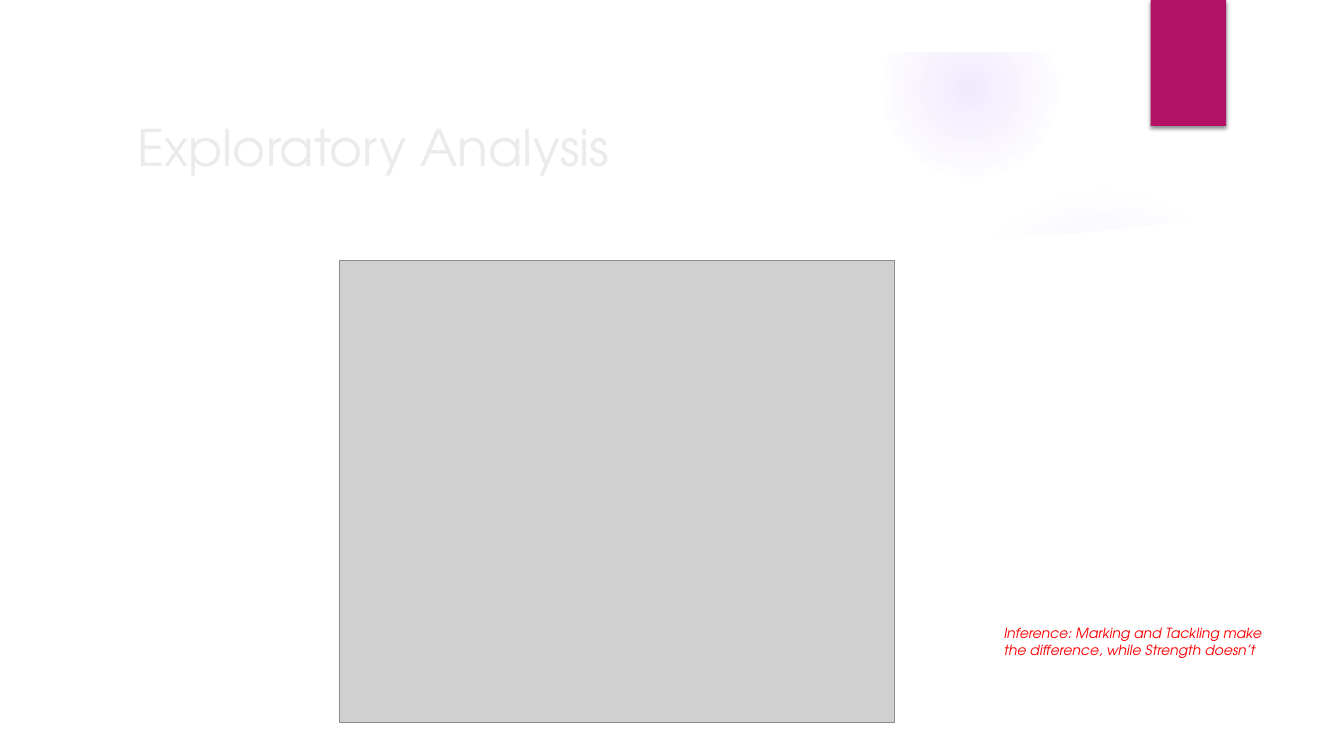
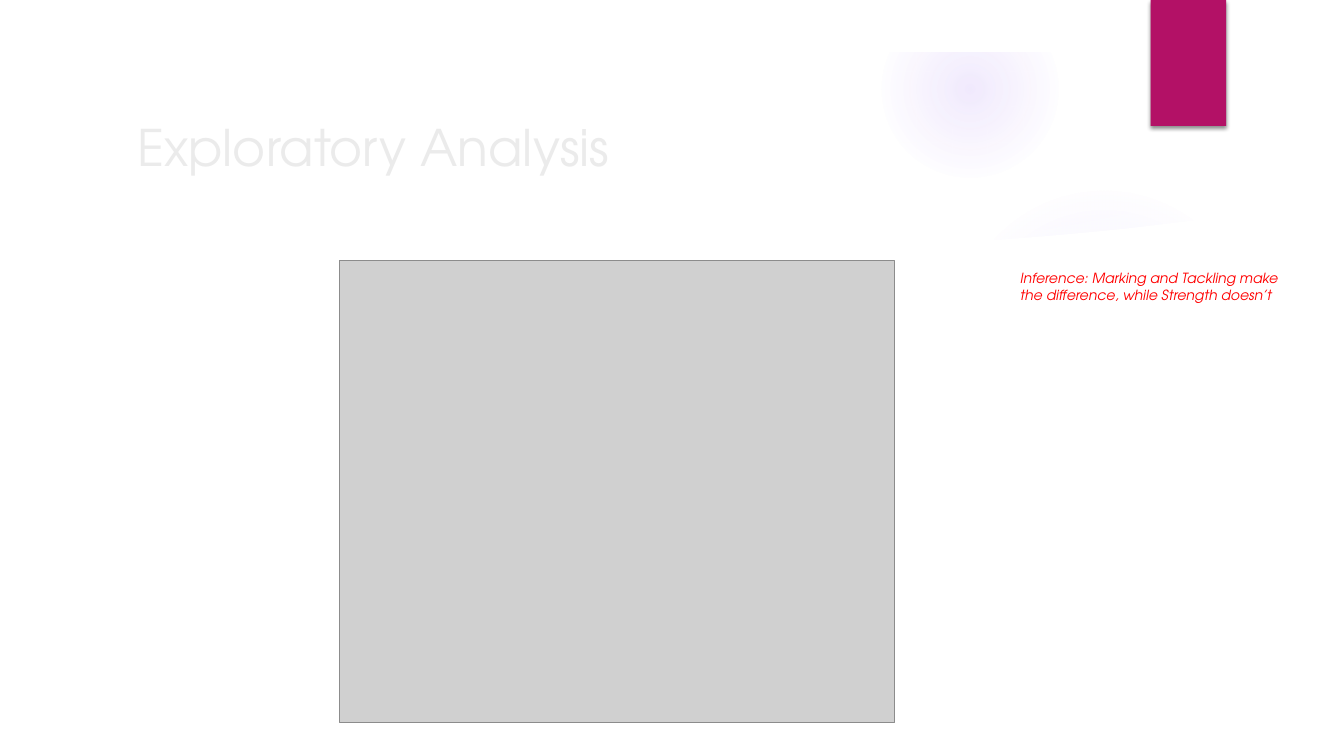
Before and after one commit to sharax/ECE_143_Group_11, a slide deck: slide 9 of ECE_143.pptx (slide 10 before the commit). Drawn at 1344x756 pixels with LibreOffice and Linux fonts; fonts in the diff are those of the drawing; grey boxes stand for pictures; background and template pictures are left out. Boxes give left, top, right and bottom in pixels: in the first picture for what was removed or moved away, otherwise in the second. Text is boxed around its words. In the diff, an @@ line names an element or a change of style, - is before the commit and + after.

```diff
--- a/ECE_143.pptx
+++ b/ECE_143.pptx
@@ text "Inference: Marking and Tackling make ...": place and size @@
-text "Inference: Marking and Tackling make ..." at (1004, 627, 1261, 658)
+text "Inference: Marking and Tackling make ..." at (1020, 272, 1278, 303)
```
Also in this commit, not shown: 12 other slides changed, 5 slides added, 4 slides removed.
